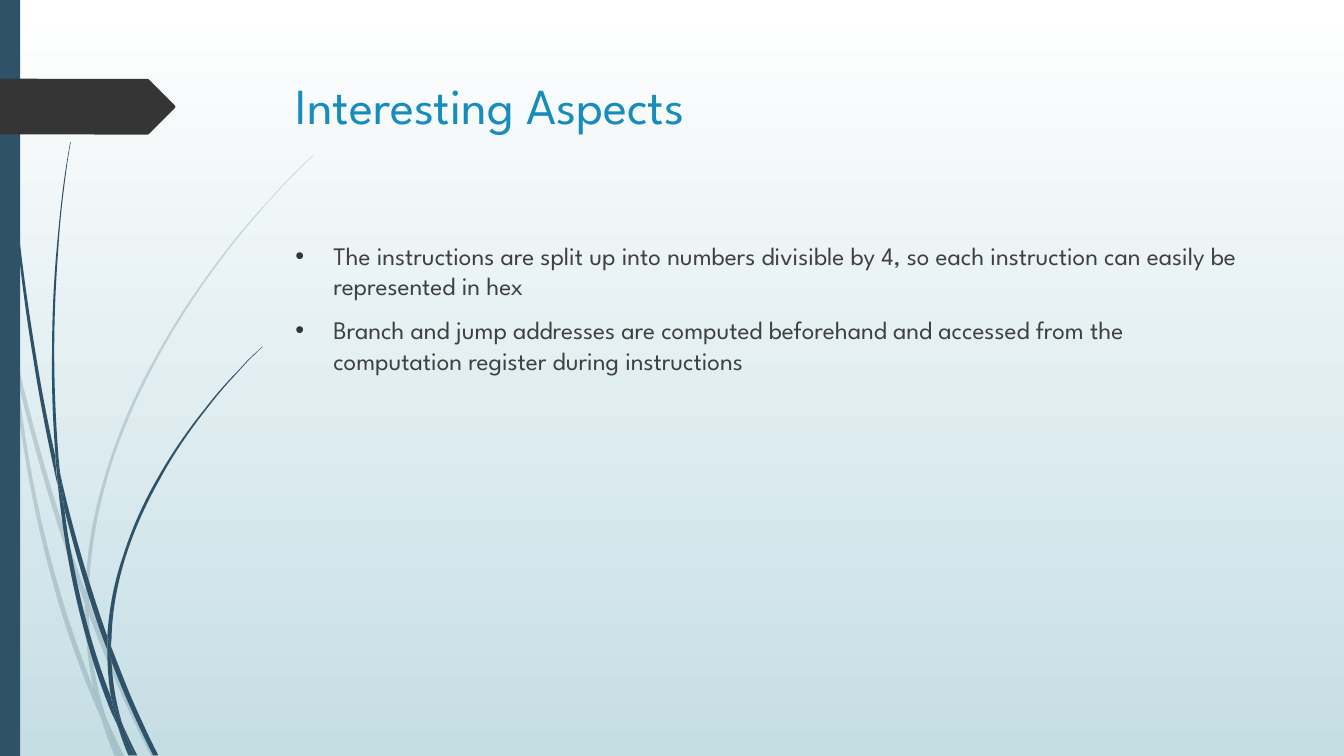
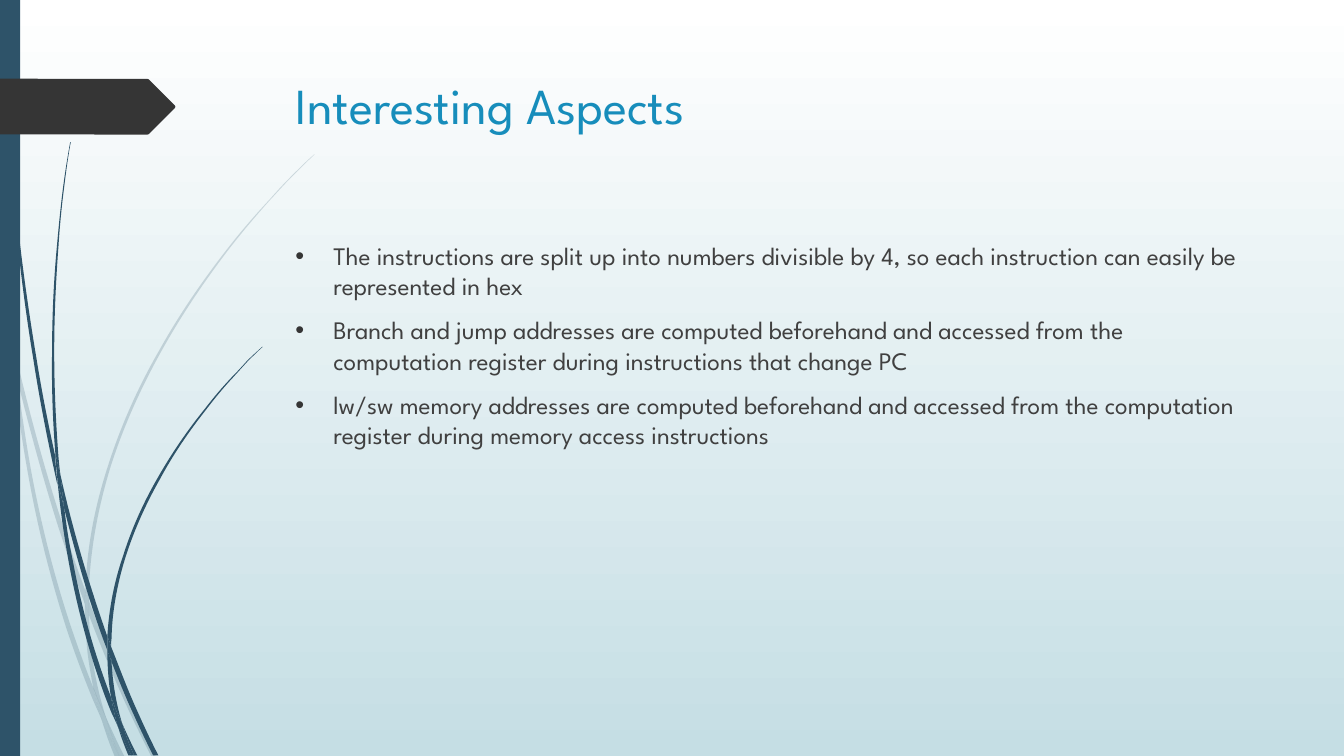
Before and after one commit to merreltc/16-Bit-Processor, a slide deck: slide 11 of FinalReport/FinalPresentation-Working.pptx. Drawn at 1344x756 pixels with LibreOffice and Linux fonts; fonts in the diff are those of the drawing. Boxes give left, top, right and bottom in pixels: in the first picture for what was removed or moved away, otherwise in the second. Text is boxed around its words. In the diff, an @@ line names an element or a change of style, - is before the commit and + after.

Commit message:
updated presentation

```diff
--- a/FinalReport/FinalPresentation-Working.pptx
+++ b/FinalReport/FinalPresentation-Working.pptx
@@ text at bbox=[333, 321, 1234, 450]: text changed @@
-• Branch and jump addresses are computed beforehand and accessed from the computation register during instructions
+• Branch and jump addresses are computed beforehand and accessed from the computation register during instructions that change PC
+• lw/sw memory addresses are computed beforehand and accessed from the computation register during memory access instructions
```
